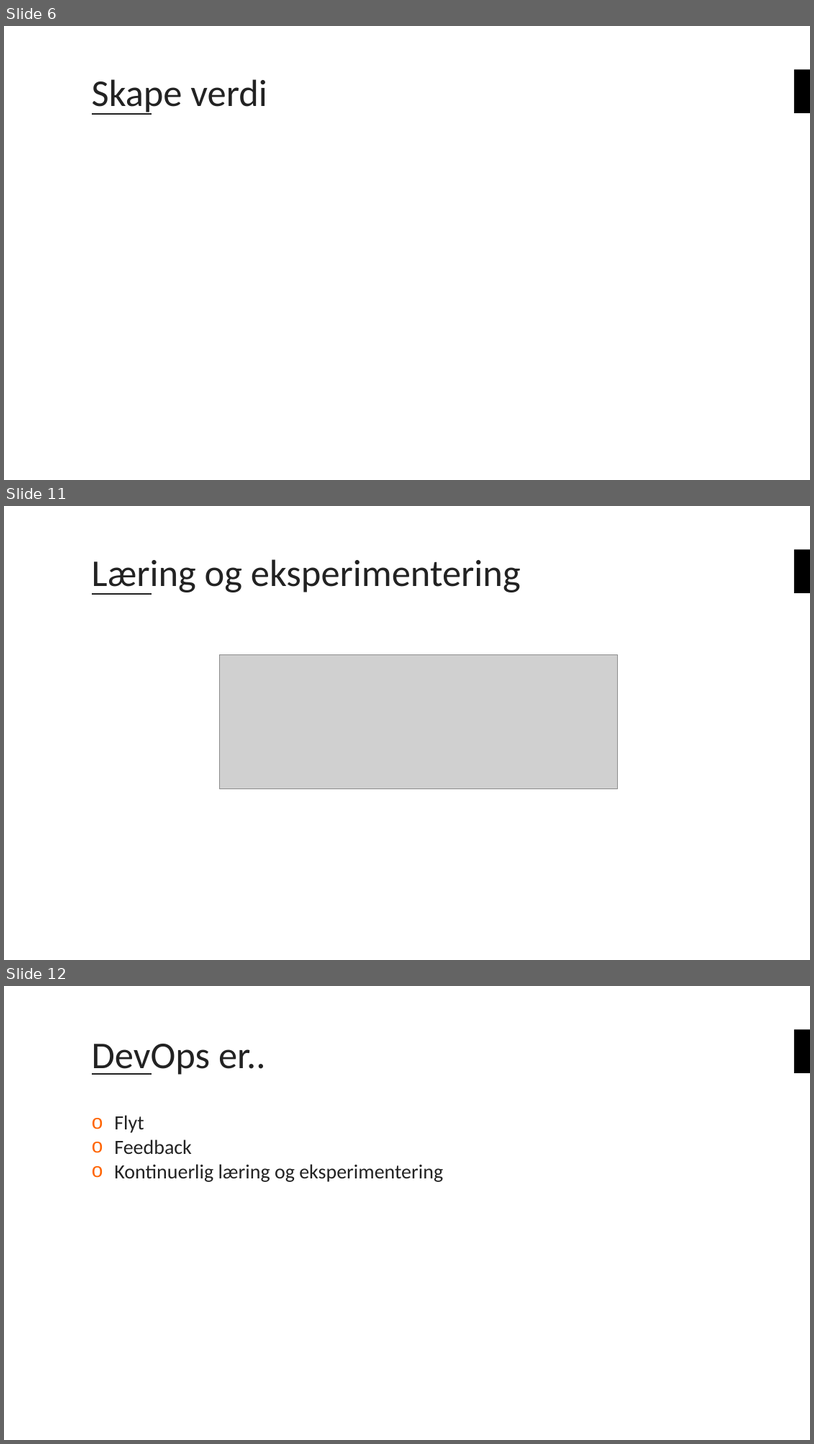
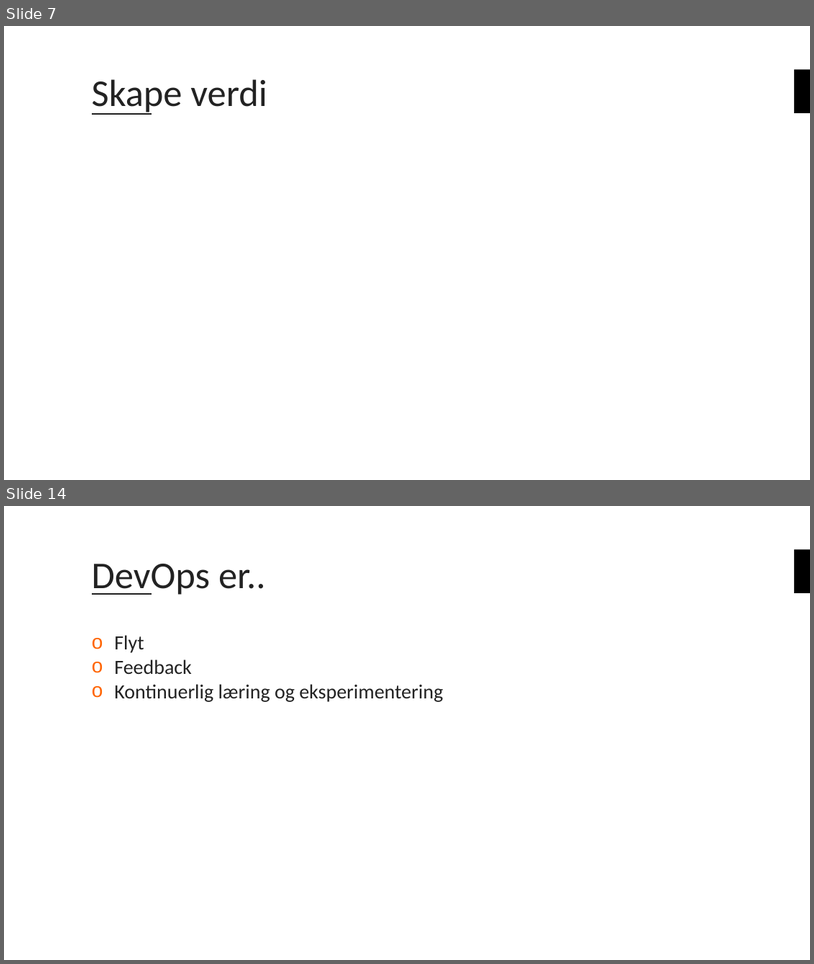
Before and after one commit to bouvet/azure-workshops, a slide deck: Workshop_2/Presentasjon/Azureskolen-Workshop#2.pptx. Shown one above the other, each under a label of ours: slides 6, 11 and 12 before the commit, slides 7 and 14 after it; the slides between them are not shown. The pictures are 814x1444 and 814x964 pixels, drawn with LibreOffice and Linux fonts; fonts in the diff are those of the drawing; grey boxes stand for pictures; background and template pictures are left out. Boxes give left, top, right and bottom in pixels: in the first picture for what was removed or moved away, otherwise in the second. Text is boxed around its words. In the diff, an @@ line names an element or a change of style, - is before the commit and + after.

```diff
--- a/Workshop_2/Presentasjon/Azureskolen-Workshop#2.pptx
+++ b/Workshop_2/Presentasjon/Azureskolen-Workshop#2.pptx
@@ slide 11 removed at box(4, 506, 810, 960), background #FFFFFF; not listed: 2 template elements that a slide beside it also shows @@
@@ title removed at box(92, 559, 521, 595) @@
-Læring og eksperimentering
@@ picture removed at box(220, 655, 618, 788) @@
@@ what was slide 6 is now slide 7 @@
@@ what was slide 12 is now slide 14 @@
```
Also in this commit, not shown: 3 slides changed, 4 slides added, 1 other slide removed.
